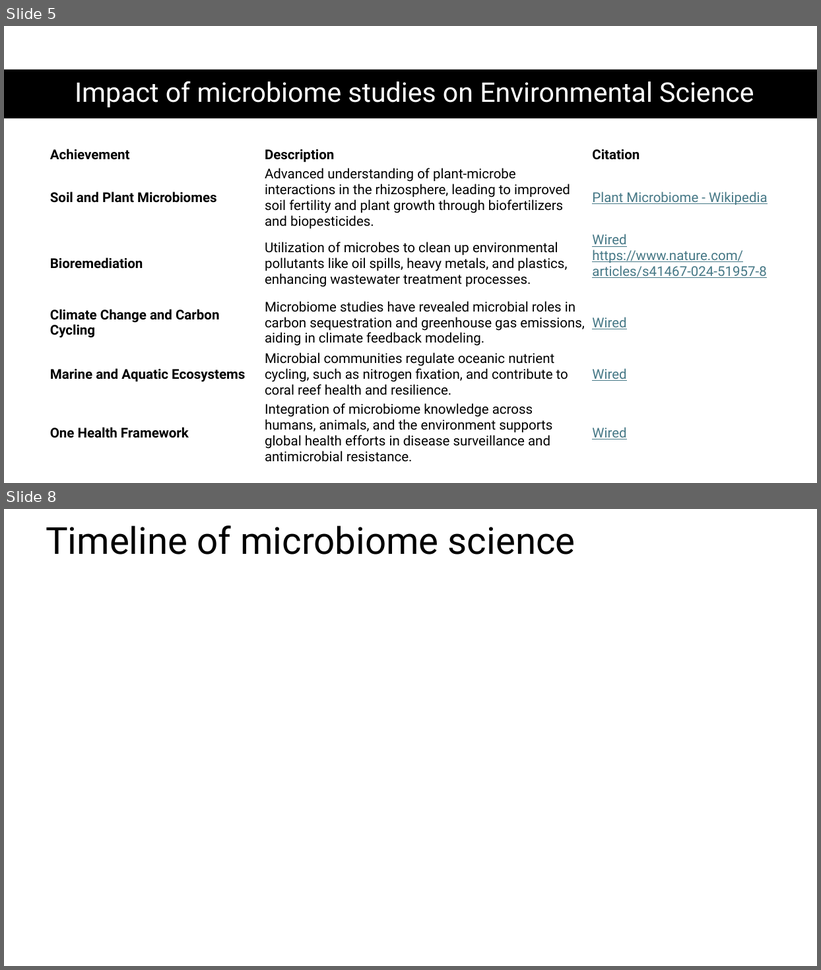
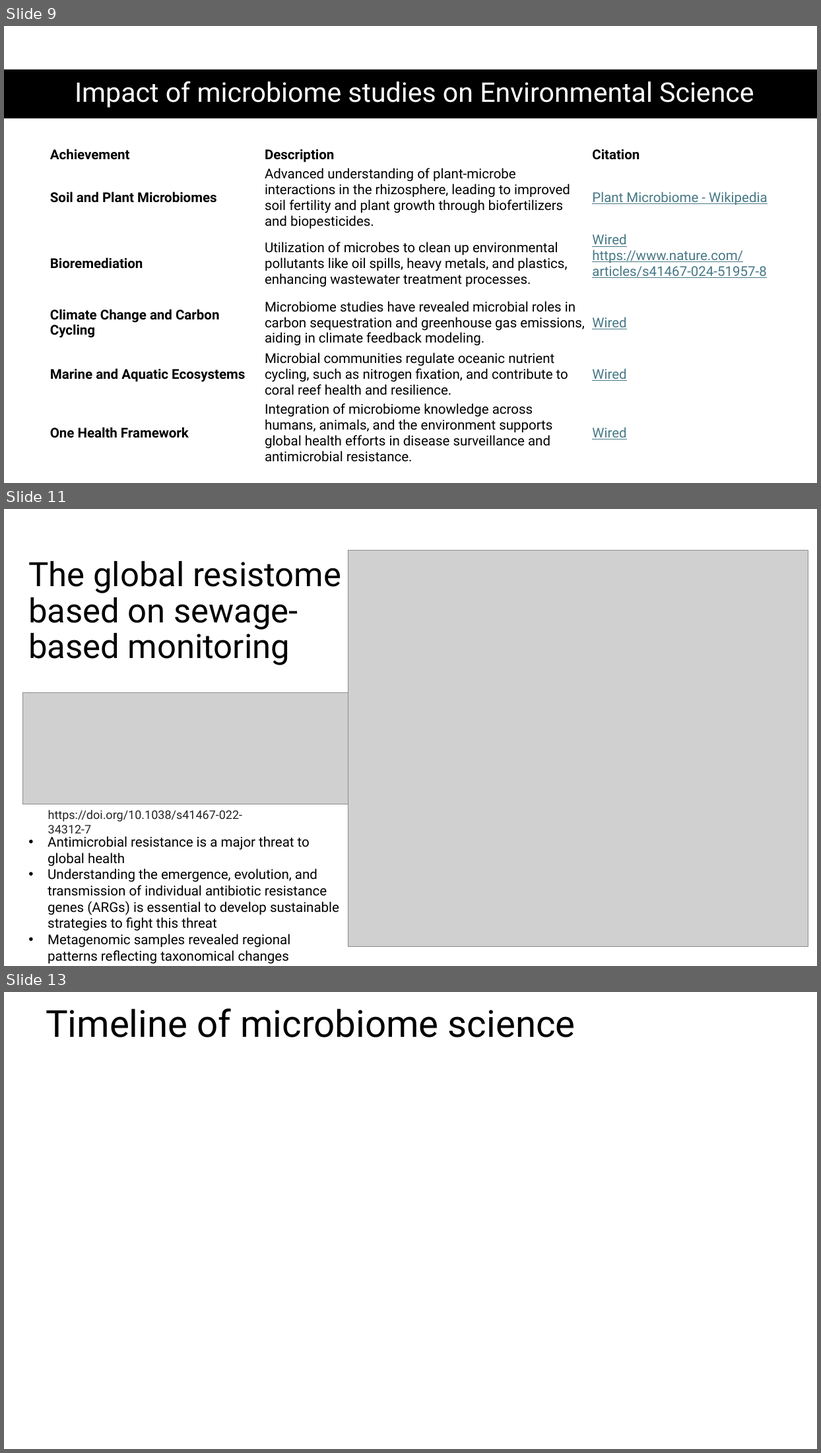
Before and after one commit to biosustain/dsp_metagenomics_training, a slide deck: course_contents/IntroMetagenomics.pptx. Shown one above the other, each under a label of ours: slides 5 and 8 before the commit, slides 9, 11 and 13 after it; the slides between them are not shown. The pictures are 821x970 and 821x1453 pixels, drawn with LibreOffice and Linux fonts; fonts in the diff are those of the drawing; grey boxes stand for pictures; background and template pictures are left out. Boxes give left, top, right and bottom in pixels: in the first picture for what was removed or moved away, otherwise in the second. Text is boxed around its words. In the diff, an @@ line names an element or a change of style, - is before the commit and + after.

Commit message:
Added metagenomic studies related to health in the Intro powerpoint

```diff
--- a/course_contents/IntroMetagenomics.pptx
+++ b/course_contents/IntroMetagenomics.pptx
@@ slide 11 added at bbox=[4, 509, 817, 966], background #FFFFFF @@
@@ title added at bbox=[28, 561, 341, 665], 39.6 pt, text #000000 @@
+The global resistome based on sewage-based monitoring
@@ picture added at bbox=[348, 551, 809, 947] @@
@@ picture added at bbox=[23, 693, 348, 805] @@
@@ text added at bbox=[48, 810, 242, 834], 14 pt, text #222222 @@
+https://doi.org/10.1038/s41467-022-34312-7
@@ text added at bbox=[48, 836, 339, 964], 16 pt, text #000000 @@
+• Antimicrobial resistance is a major threat to global health
+• Understanding the emergence, evolution, and transmission of individual antibiotic resistance genes (ARGs) is essential to develop sustainable strategies to fight this threat
+• Metagenomic samples revealed regional patterns reflecting taxonomical changes
@@ what was slide 5 is now slide 9 @@
@@ what was slide 8 is now slide 13 @@
```
Also in this commit, not shown: 7 other slides added, 3 slides removed.
